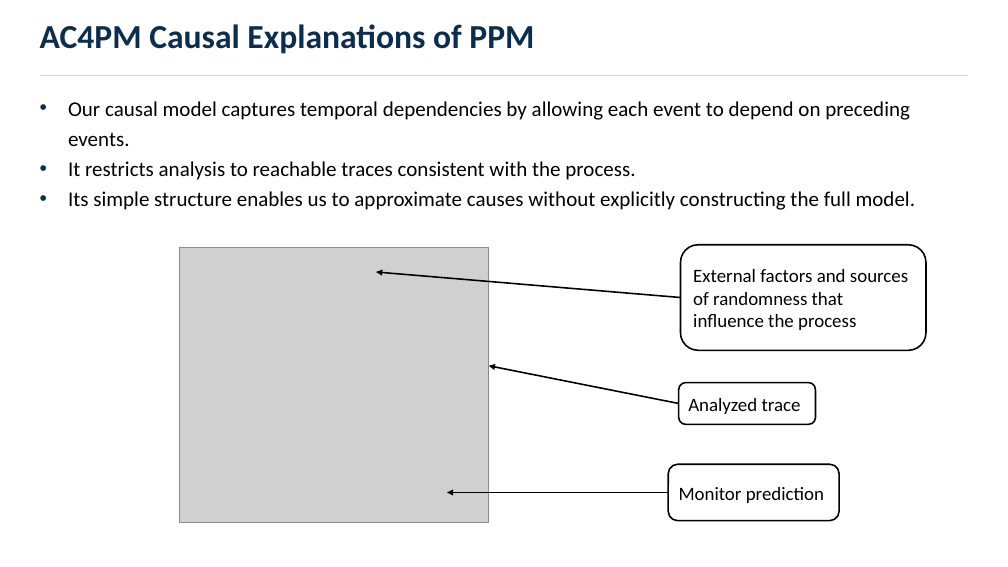
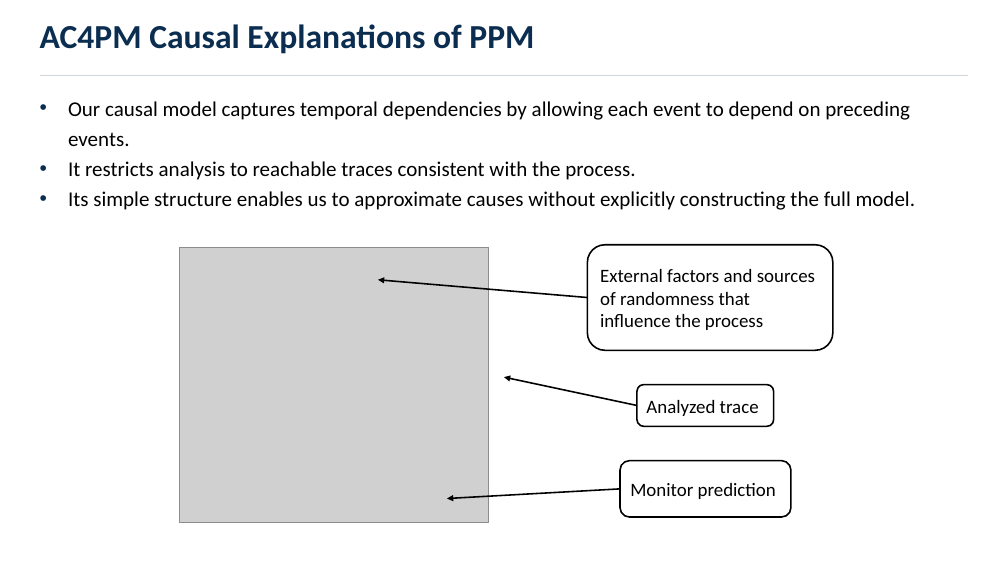
Before and after one commit to tomyaacov/tomyaacov.github.io, a slide deck: slide 8 of files/ICDM2026.pptx. Drawn at 1008x567 pixels with LibreOffice and Linux fonts; fonts in the diff are those of the drawing; grey boxes stand for pictures. Boxes give left, top, right and bottom in pixels: in the first picture for what was removed or moved away, otherwise in the second. Text is boxed around its words. In the diff, an @@ line names an element or a change of style, - is before the commit and + after.

```diff
--- a/files/ICDM2026.pptx
+++ b/files/ICDM2026.pptx
@@ rounded rectangle "External factors and sources of ...": place and size @@
-rounded rectangle "External factors and sources of ..." at bbox=[681, 245, 926, 351]
+rounded rectangle "External factors and sources of ..." at bbox=[588, 245, 833, 351]
@@ arrow moved from (681, 298) - (376, 272) to (588, 298) - (378, 280) @@
@@ arrow moved from (679, 404) - (489, 366) to (637, 405) - (504, 377) @@
@@ rounded rectangle "Analyzed trace": place and size @@
-rounded rectangle "Analyzed trace" at bbox=[679, 383, 816, 424]
+rounded rectangle "Analyzed trace" at bbox=[637, 385, 774, 426]
@@ rounded rectangle "Monitor prediction": place and size @@
-rounded rectangle "Monitor prediction" at bbox=[668, 464, 839, 521]
+rounded rectangle "Monitor prediction" at bbox=[620, 461, 791, 517]
@@ arrow moved from (668, 492) - (447, 492) to (620, 489) - (447, 498) @@
```
Also in this commit, not shown: 3 other slides changed.
